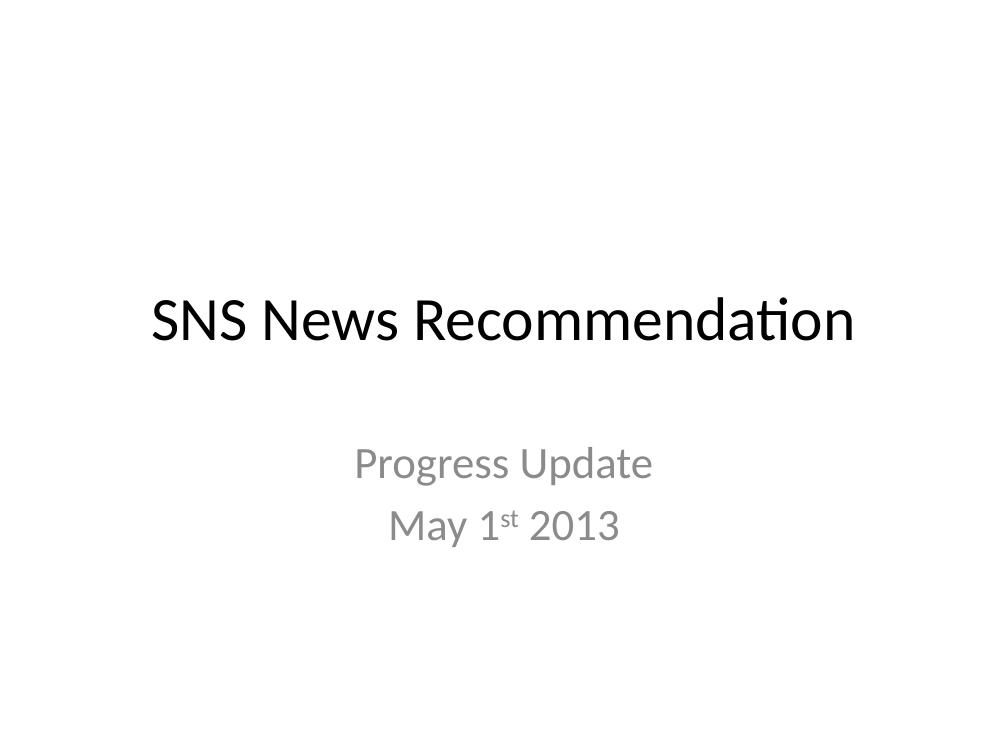
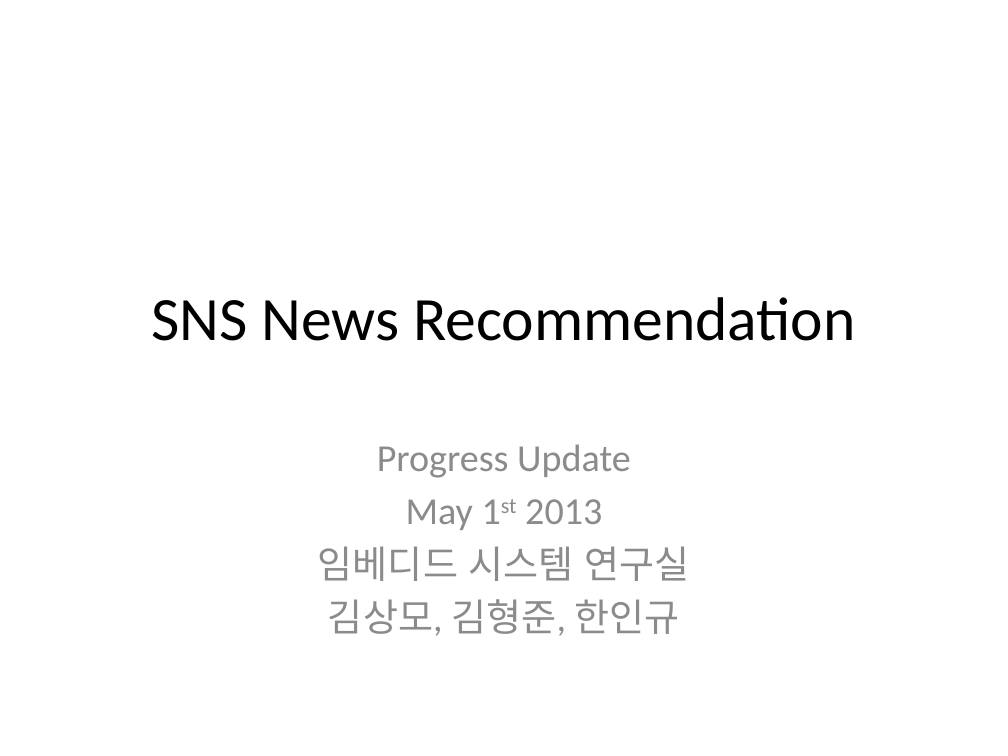
Before and after one commit to in1004kyu/news_recommend, a slide deck: slide 1 of Documents/ProgressUpdate_20130501.pptx. Drawn at 1008x756 pixels with LibreOffice and Linux fonts; fonts in the diff are those of the drawing. Boxes give left, top, right and bottom in pixels: in the first picture for what was removed or moved away, otherwise in the second. Text is boxed around its words. In the diff, an @@ line names an element or a change of style, - is before the commit and + after.

```diff
--- a/Documents/ProgressUpdate_20130501.pptx
+++ b/Documents/ProgressUpdate_20130501.pptx
@@ subtitle at [377,444,631,530]: size 32 to 27.2 pt in "Progress Update", "May 1st 2013" @@
@@ subtitle at [318,546,690,636]: paragraphs added @@
+임베디드 시스템 연구실
+김상모, 김형준, 한인규
```
Also in this commit, not shown: 1 other slide changed, 9 slides added, 6 slides removed, 4 other files.
